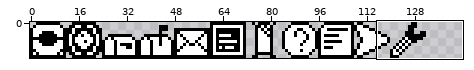
Pixel-art file: Assets/Sprites/app icons 12px.ase. The picture above shows the old version from afar; the outline marks the close-up.
Close-up. First the earlier version:
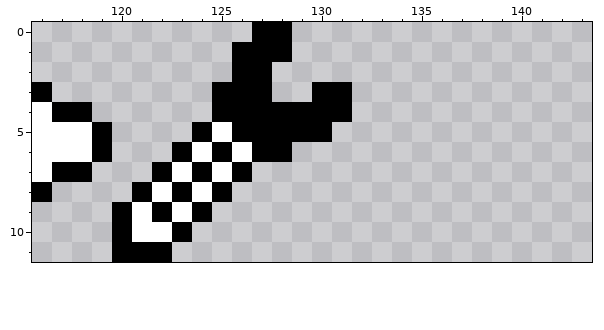
144x12 pixels, 1 frame. Shown: x 116..143, y 0..11.
And afterwards:
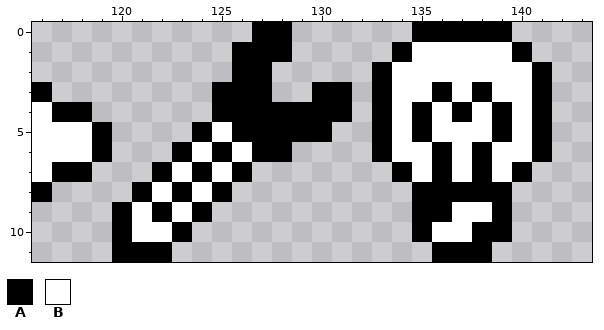
Palette (. is transparent): A #000000  B #ffffff
From old to new:
--- layer "icons"
@@ x 131..143 @@
- 0 .............
- 1 .............
- 2 .............
- 3 A............
- 4 A............
- 5 .............
- 6 .............
- 7 .............
- 8 .............
- 9 .............
-10 .............
-11 .............
+ 0 ....AAAAA....
+ 1 ...ABBBBBA...
+ 2 ..ABBBBBBBA..
+ 3 A.ABBABABBA..
+ 4 A.ABABABABA..
+ 5 ..ABABBBABA..
+ 6 ..ABBABABBA..
+ 7 ...ABABABA...
+ 8 ....AAAAA....
+ 9 ....AABBA....
+10 ....ABBAA....
+11 .....AAA.....
